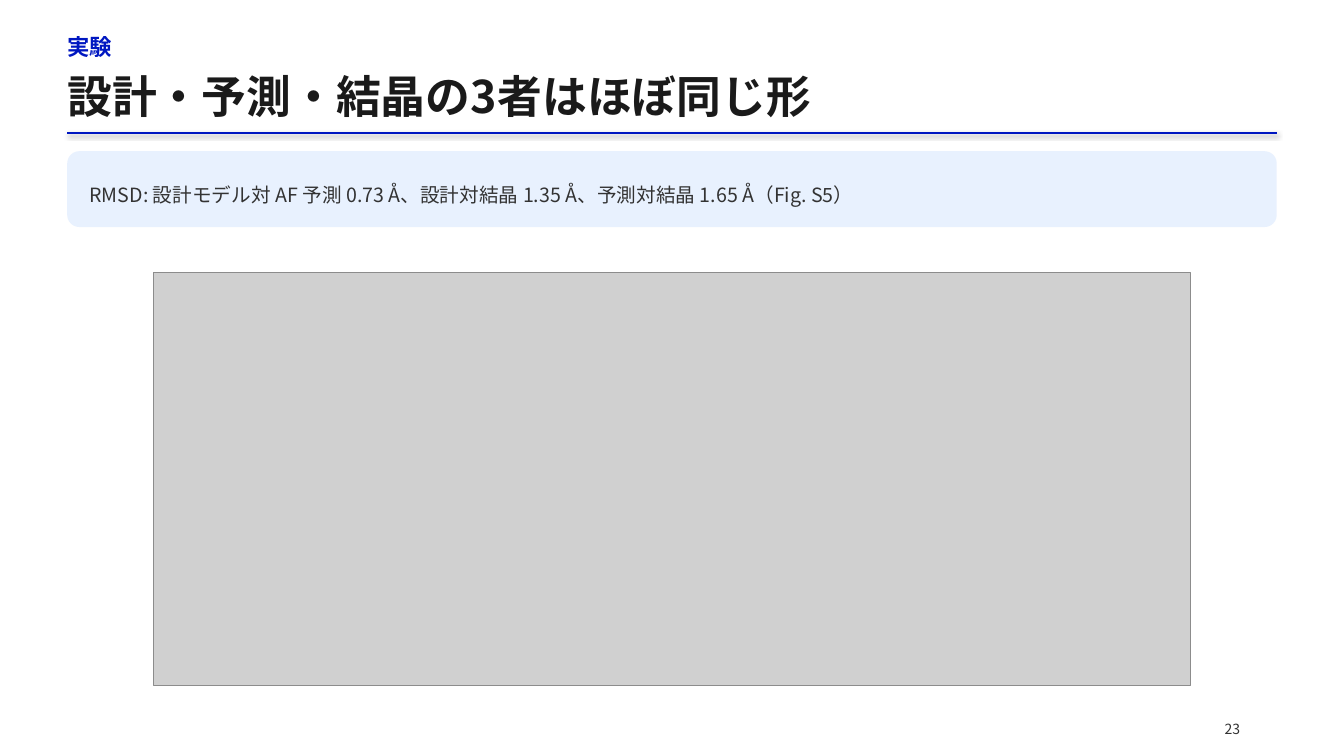
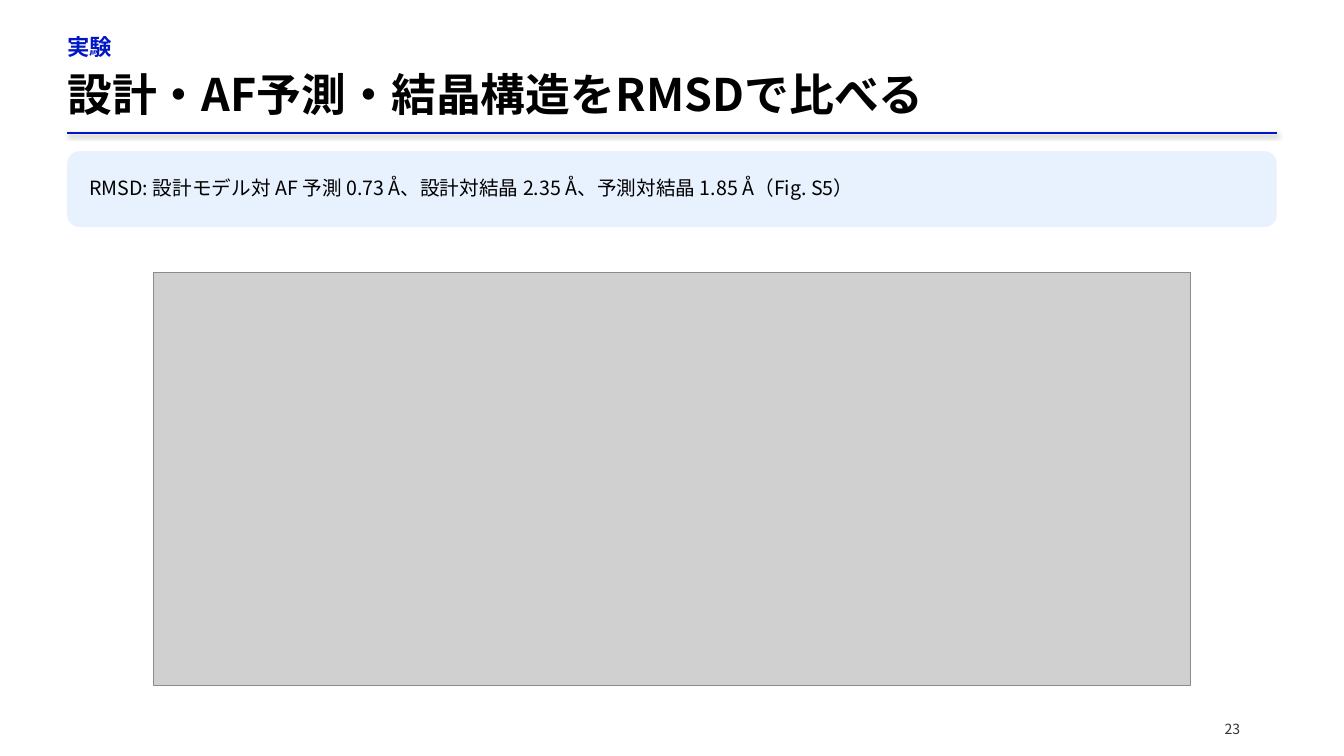
Before and after one commit to matsunagalab/lecture_bioinfo, a slide deck: slide 23 of 07_タンパク質設計/07_タンパク質設計.pptx. Drawn at 1344x756 pixels with LibreOffice and Linux fonts; fonts in the diff are those of the drawing; grey boxes stand for pictures. Boxes give left, top, right and bottom in pixels: in the first picture for what was removed or moved away, otherwise in the second. Text is boxed around its words. In the diff, an @@ line names an element or a change of style, - is before the commit and + after.

```diff
--- a/07_タンパク質設計/07_タンパク質設計.pptx
+++ b/07_タンパク質設計/07_タンパク質設計.pptx
@@ text at box(67, 73, 923, 115): text changed; text colour #1A1A1A to #000000 @@
-設計・予測・結晶の3者はほぼ同じ形
+設計・AF予測・結晶構造をRMSDで比べる
@@ text at box(89, 175, 853, 200): text changed; text colour #333333 to #000000 @@
-RMSD: 設計モデル対 AF 予測 0.73 Å、設計対結晶 1.35 Å、予測対結晶 1.65 Å（Fig. S5）
+RMSD: 設計モデル対 AF 予測 0.73 Å、設計対結晶 2.35 Å、予測対結晶 1.85 Å（Fig. S5）
```
Also in this commit, not shown: 25 other slides changed, 1 slide added, 1 slide removed, 2 other files.
